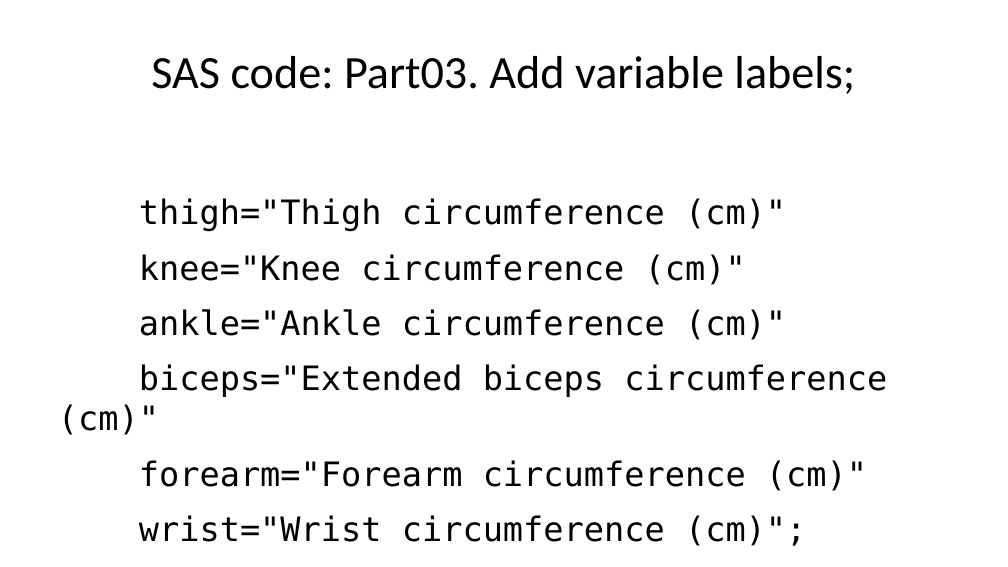
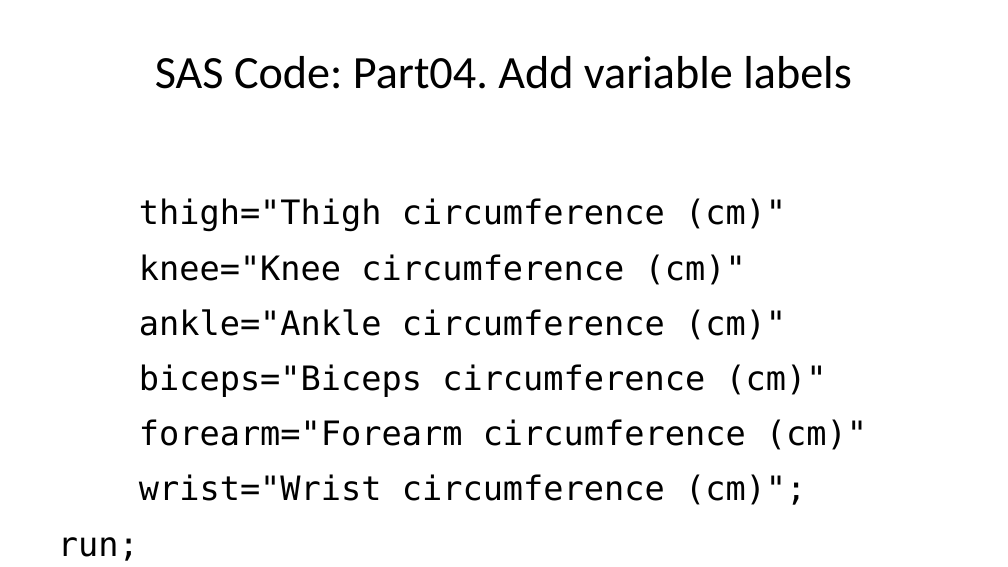
Before and after one commit to pmean/introduction-to-SAS, a slide deck: slide 21 of results/5507-02-simon-slides-and-speaker-notes.pptx (slide 22 before the commit). Drawn at 1008x567 pixels with LibreOffice and Linux fonts; fonts in the diff are those of the drawing. Boxes give left, top, right and bottom in pixels: in the first picture for what was removed or moved away, otherwise in the second. Text is boxed around its words. In the diff, an @@ line names an element or a change of style, - is before the commit and + after.

```diff
--- a/results/5507-02-simon-slides-and-speaker-notes.pptx
+++ b/results/5507-02-simon-slides-and-speaker-notes.pptx
@@ title at [155, 56, 852, 89]: text changed @@
-SAS code: Part03. Add variable labels;
+SAS Code: Part04. Add variable labels
@@ text at [139, 198, 867, 505]: text changed @@
-thigh="Thigh circumference (cm)"
-knee="Knee circumference (cm)"
-ankle="Ankle circumference (cm)"
-biceps="Extended biceps circumference (cm)"
-forearm="Forearm circumference (cm)"
-wrist="Wrist circumference (cm)";
-run;
+thigh="Thigh circumference (cm)"
+knee="Knee circumference (cm)"
+ankle="Ankle circumference (cm)"
+biceps="Biceps circumference (cm)"
+forearm="Forearm circumference (cm)"
+wrist="Wrist circumference (cm)";
+run;
```
Also in this commit, not shown: 62 other slides changed, 4 slides added, 23 slides removed, 26 other files.
